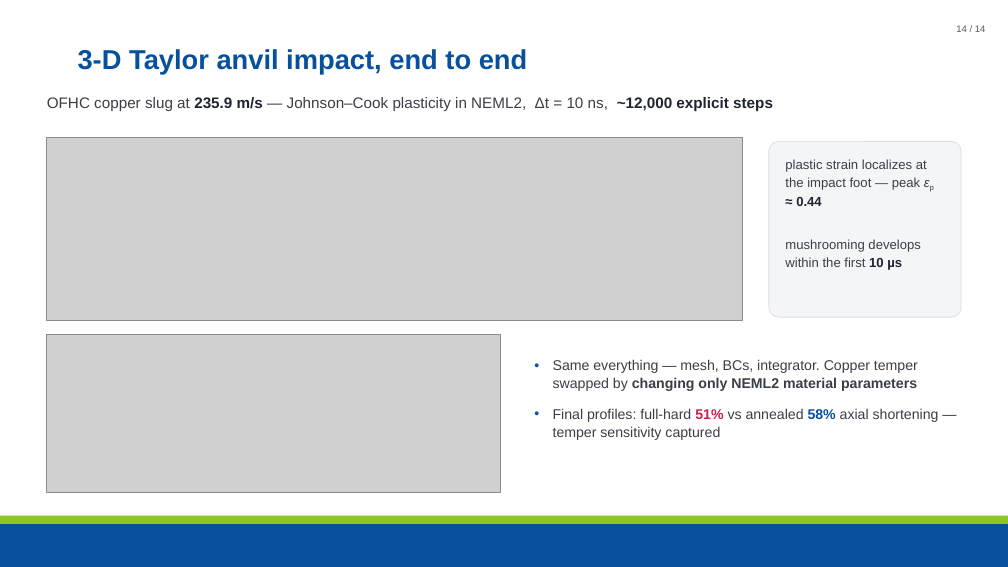
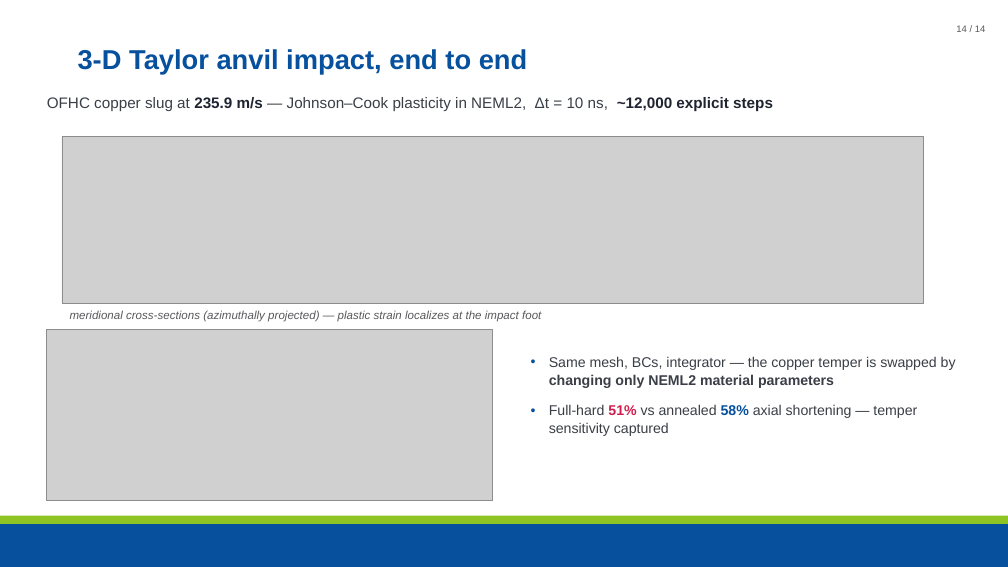
Before and after one commit to maxnezdyur/marlin, a slide deck: slide 14 of examples/impact/slide_assets/WCCM_NEML2_explicit_dynamics_v2.pptx. Drawn at 1008x567 pixels with LibreOffice and Linux fonts; fonts in the diff are those of the drawing; grey boxes stand for pictures; background and template pictures are left out. Boxes give left, top, right and bottom in pixels: in the first picture for what was removed or moved away, otherwise in the second. Text is boxed around its words. In the diff, an @@ line names an element or a change of style, - is before the commit and + after.

```diff
--- a/examples/impact/slide_assets/WCCM_NEML2_explicit_dynamics_v2.pptx
+++ b/examples/impact/slide_assets/WCCM_NEML2_explicit_dynamics_v2.pptx
@@ picture: place and size @@
-picture at (47, 138, 743, 321)
+picture at (62, 136, 924, 304)
@@ rounded rectangle removed at (769, 141, 961, 317) @@
@@ text removed at (785, 159, 927, 270) @@
-plastic strain localizes at the impact foot — peak εp ≈ 0.44
-mushrooming develops within the first 10 µs
@@ text added at (70, 310, 541, 322), 11 pt, text #59595C, italic @@
+meridional cross-sections (azimuthally projected) — plastic strain localizes at the impact foot
@@ picture: place and size @@
-picture at (47, 334, 501, 492)
+picture at (47, 330, 493, 501)
@@ text at (549, 356, 956, 436): text changed @@
-• Same everything — mesh, BCs, integrator. Copper temper swapped by changing only NEML2 material parameters
-• Final profiles: full-hard 51% vs annealed 58% axial shortening — temper sensitivity captured
+• Same mesh, BCs, integrator — the copper temper is swapped by changing only NEML2 material parameters
+• Full-hard 51% vs annealed 58% axial shortening — temper sensitivity captured
```
Also in this commit, not shown: 1 other slide changed, 3 other files.
